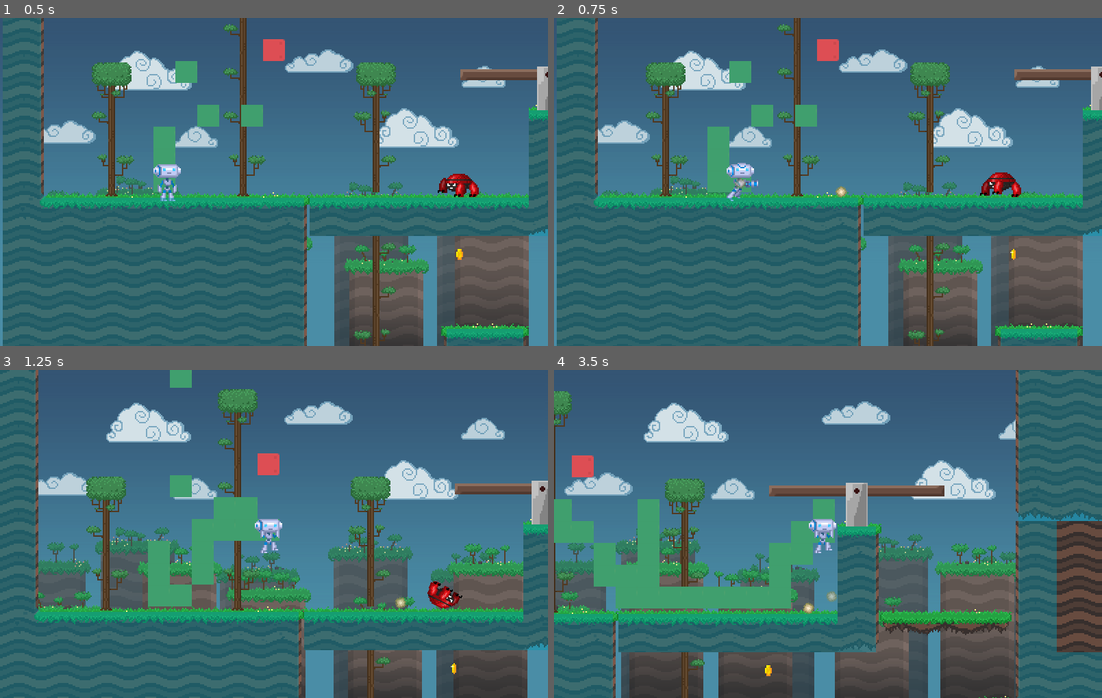
Above: before the commit, frames 1-4 (two rows, left to right).
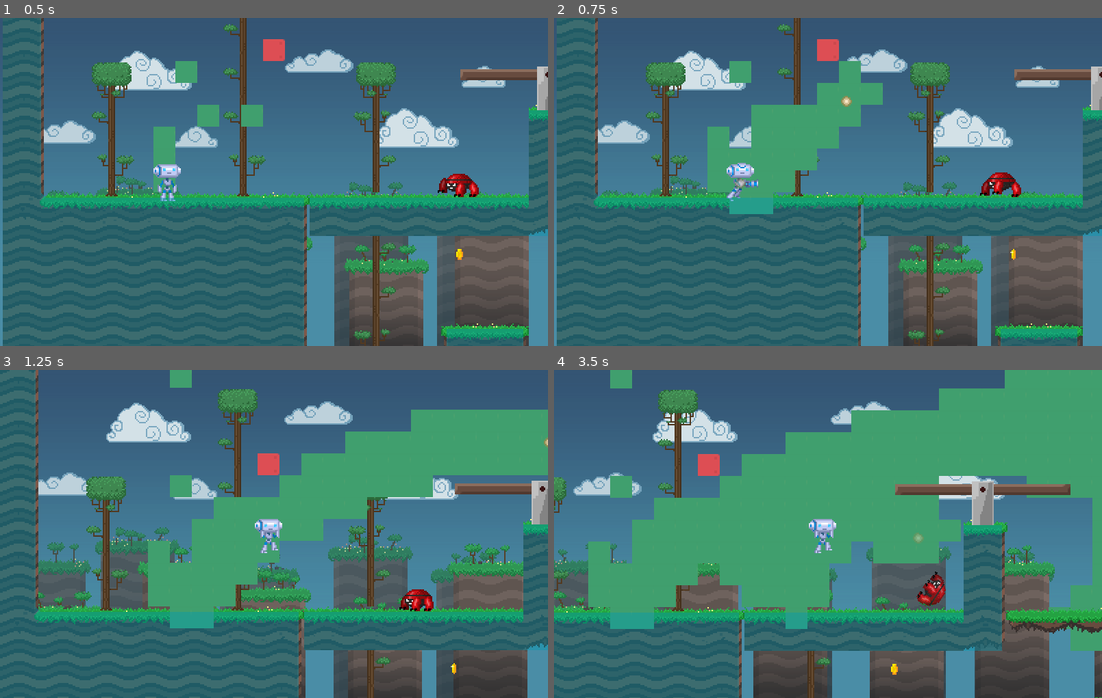
Above: after the commit, the same moments.

Repository: sona1111/pirate-software-gj-2024
Game: Godot game, scene res://stage.tscn
Same seed, same stepped clock (60 frames per second), same inputs: the game is played once before the commit and once after it.
Inputs:
- Up to frame 1 (0.5 s): no input
- Up to frame 2 (0.75 s): hold D (move_right) from 0.53 s (still down); hold Space (shoot) from 0.53 s (still down)
- Up to frame 3 (1.25 s): keep holding D (move_right); keep holding Space (shoot); tap W (jump) at 0.77 s
- Up to frame 4 (3.5 s): release D (move_right) at 1.28 s; release Space (shoot) at 1.28 s; hold A (move_left) 1.28-2.03 s; tap Space (shoot) at 1.35, 2.85 s; tap W (jump) at 1.52, 3.02 s; hold Space (shoot) 2.03-2.78 s; hold D (move_right) from 2.03 s (still down)

Frame 1 is identical in both runs. In frame 2, 4.9% of the frame differs, in the area x 32-60%, y 13-60%; in frame 3, 14%; in frame 4, 63%, in the area x 0-100%, y 0-100%.

Commit message:
-added healing effect on bullet shots with double radius

Diff:
--- a/Painting2.gd
+++ b/Painting2.gd
@@ -33,9 +33,18 @@
 
 # Called every frame. 'delta' is the elapsed time since the previous frame.
 func _process(delta: float) -> void:
-	var cell_loc = local_to_map(player.position)
+	clean_at_point(player, 1)
 
-	set_cell(0, cell_loc, 2, cell_map['safe'])
+func clean_at_point(object, radius):
+	var cell_loc = local_to_map(object.position)
+	for dist in range(radius):
+		if dist == 0:
+			set_cell(0, cell_loc, 2, cell_map['safe'])
+		else:
+			set_cell(0, Vector2i(cell_loc.x, cell_loc.y + dist), 2, cell_map['safe'])
+			set_cell(0, Vector2i(cell_loc.x, cell_loc.y - dist), 2, cell_map['safe'])
+			set_cell(0, Vector2i(cell_loc.x + dist, cell_loc.y), 2, cell_map['safe'])
+			set_cell(0, Vector2i(cell_loc.x - dist, cell_loc.y), 2, cell_map['safe'])
 
 func propogate_virus():
 	var overlay_rect = get_used_rect()
--- a/player/bullet.gd
+++ b/player/bullet.gd
@@ -2,6 +2,7 @@
 extends RigidBody2D
 
 var disabled = false
+@onready var painting2 := get_parent().get_node("TileMap2")
 
 func _ready():
 	($Timer as Timer).start()
@@ -13,3 +14,6 @@
 
 	($AnimationPlayer as AnimationPlayer).play("shutdown")
 	disabled = true
+
+func _process(delta: float) -> void:
+	painting2.clean_at_point(self, 2)
--- a/player/bullet.tscn
+++ b/player/bullet.tscn
@@ -1,36 +1,36 @@
-[gd_scene load_steps=6 format=2]
+[gd_scene load_steps=7 format=3 uid="uid://b15ona50ocn5j"]
 
-[ext_resource path="res://player/bullet.gd" type="Script" id=1]
-[ext_resource path="res://player/bullet.png" type="Texture2D" id=2]
+[ext_resource type="Script" path="res://player/bullet.gd" id="1"]
+[ext_resource type="Texture2D" uid="uid://7sv64orewgmb" path="res://player/bullet.png" id="2"]
 
-[sub_resource type="CanvasItemMaterial" id=1]
+[sub_resource type="CanvasItemMaterial" id="1"]
 blend_mode = 1
 
-[sub_resource type="CircleShape2D" id=2]
+[sub_resource type="CircleShape2D" id="2"]
 radius = 4.5
 
-[sub_resource type="Animation" id=3]
+[sub_resource type="Animation" id="3"]
 length = 1.5
 tracks/0/type = "method"
+tracks/0/imported = false
+tracks/0/enabled = true
 tracks/0/path = NodePath(".")
 tracks/0/interp = 1
 tracks/0/loop_wrap = true
-tracks/0/imported = false
-tracks/0/enabled = true
 tracks/0/keys = {
 "times": PackedFloat32Array(1.31),
 "transitions": PackedFloat32Array(1),
 "values": [{
 "args": [],
-"method": "queue_free"
+"method": &"queue_free"
 }]
 }
 tracks/1/type = "value"
+tracks/1/imported = false
+tracks/1/enabled = true
 tracks/1/path = NodePath("Sprite2D:modulate")
 tracks/1/interp = 1
 tracks/1/loop_wrap = true
-tracks/1/imported = false
-tracks/1/enabled = true
 tracks/1/keys = {
 "times": PackedFloat32Array(0, 1.03),
 "transitions": PackedFloat32Array(1, 1),
@@ -50,33 +50,37 @@
 "values": [Color(1, 1, 1, 1), Color(1, 1, 1, 0)]
 }
 
-[node name="Bullet" type="RigidDynamicBody2D"]
+[sub_resource type="AnimationLibrary" id="AnimationLibrary_eep7q"]
+_data = {
+"shutdown": SubResource("3")
+}
+
+[node name="Bullet" type="RigidBody2D"]
+gravity_scale = 0.711
 continuous_cd = 2
-script = ExtResource( 1 )
+script = ExtResource("1")
 
 [node name="GPUParticles2D" type="CPUParticles2D" parent="."]
-material = SubResource( 1 )
+material = SubResource("1")
 emitting = false
 lifetime = 0.3
 speed_scale = 3.0
-local_coords = false
-texture = ExtResource( 2 )
+texture = ExtResource("2")
 spread = 0.0
 gravity = Vector2(0, 0)
-initial_velocity = 1.0
-angular_velocity = 38.0
-scale_amount = 0.8
 
 [node name="Sprite2D" type="Sprite2D" parent="."]
-texture = ExtResource( 2 )
+texture = ExtResource("2")
 
 [node name="CollisionShape2D" type="CollisionShape2D" parent="."]
-shape = SubResource( 2 )
+shape = SubResource("2")
 
 [node name="Timer" type="Timer" parent="."]
 one_shot = true
 
 [node name="AnimationPlayer" type="AnimationPlayer" parent="."]
-anims/shutdown = SubResource( 3 )
+libraries = {
+"": SubResource("AnimationLibrary_eep7q")
+}
 
 [connection signal="timeout" from="Timer" to="." method="disable"]
--- a/player/player.gd
+++ b/player/player.gd
@@ -195,7 +195,7 @@
 	bullet.position = self.position + bullet_shoot.position * Vector2(speed_scale, 1.0)
 	get_parent().add_child(bullet)
 
-	bullet.linear_velocity = Vector2(400.0 * speed_scale, -40)
+	bullet.linear_velocity = Vector2(400.0 * speed_scale,-400.0 * speed_scale)
 
 	sprite_smoke.restart()
 	sound_shoot.play()
Not shown: 1 places in player/bullet.tscn that only renumber resources
